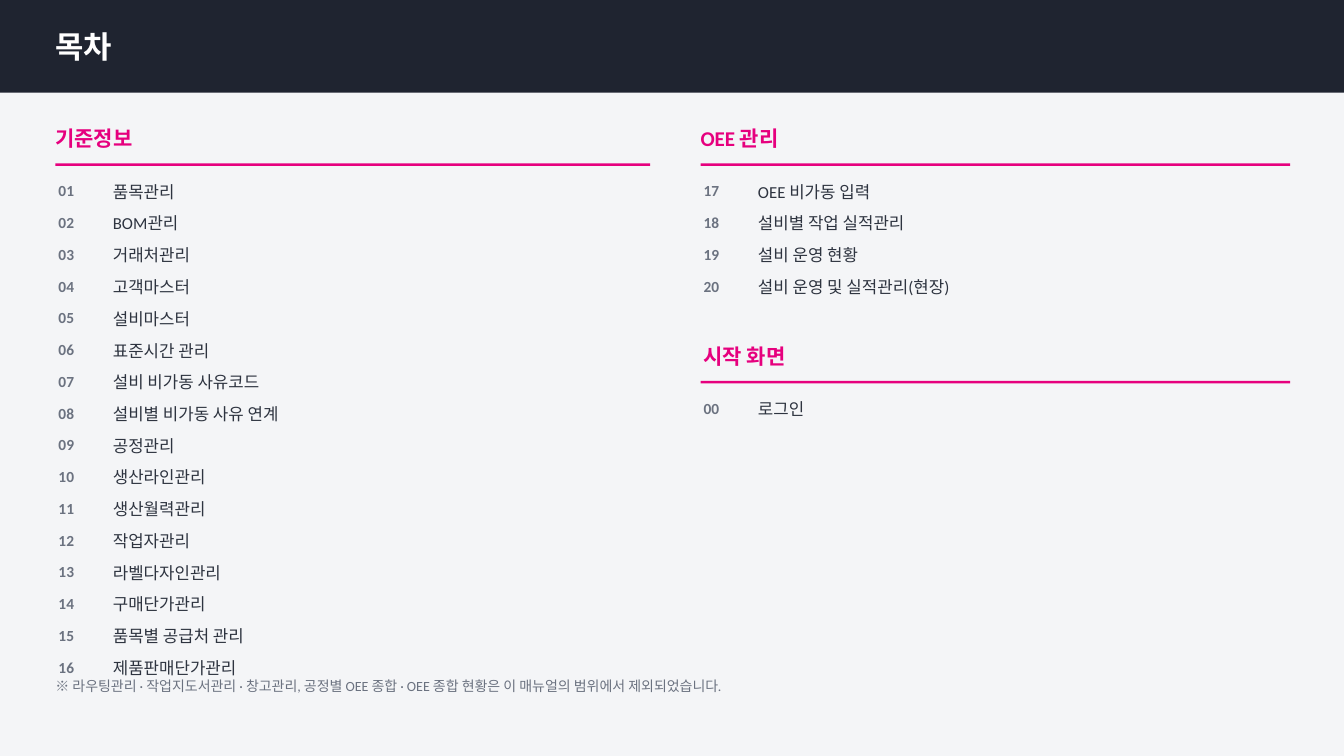
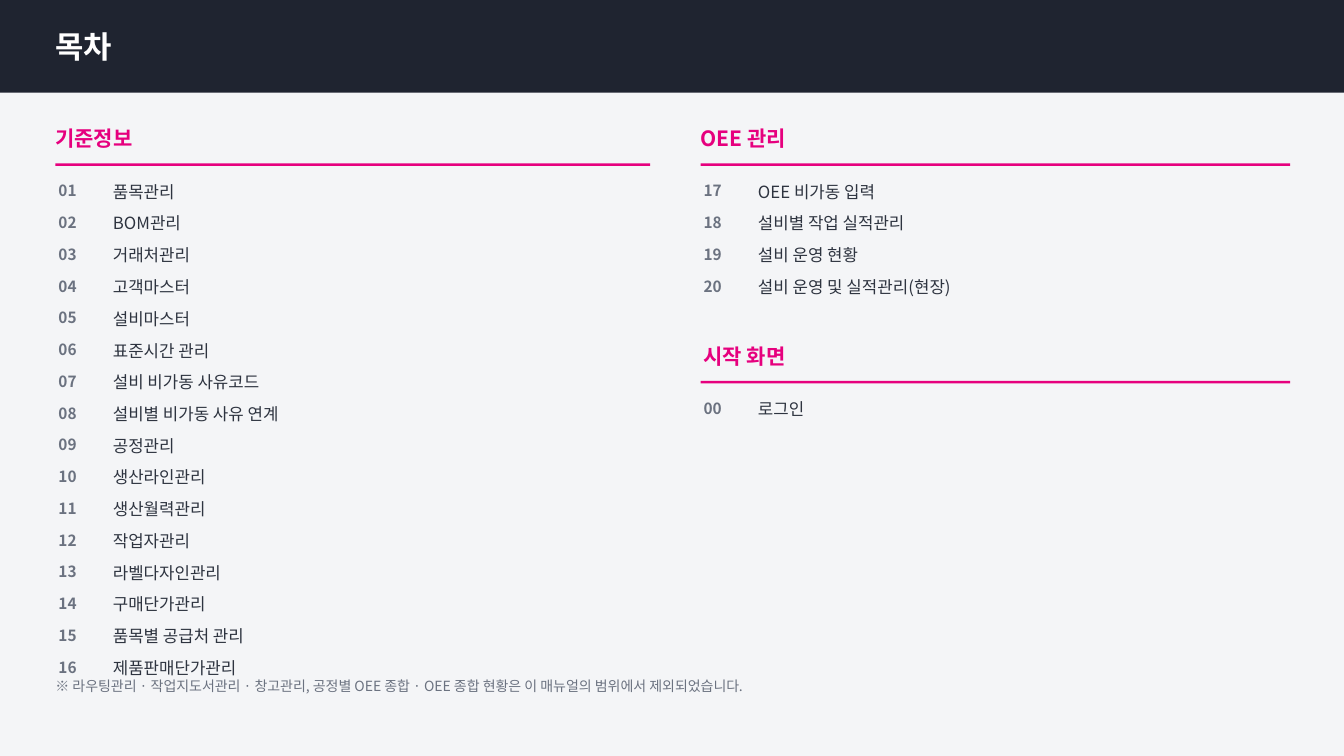
Before and after one commit to YouHyuksoo/SMT_EUNSUNG, a slide deck: slide 2 of docs/presentations/2026-09-11-eunsung-oee-manual.pptx. Drawn at 1344x756 pixels with LibreOffice and Linux fonts; fonts in the diff are those of the drawing. Boxes give left, top, right and bottom in pixels: in the first picture for what was removed or moved away, otherwise in the second. Text is boxed around its words. In the diff, an @@ line names an element or a change of style, - is before the commit and + after.

```diff
--- a/docs/presentations/2026-09-11-eunsung-oee-manual.pptx
+++ b/docs/presentations/2026-09-11-eunsung-oee-manual.pptx
@@ font Calibri to Noto Sans CJK KR in 27 elements at (701, 128, 786, 148), (58, 184, 76, 196), (58, 216, 76, 228), (113, 215, 181, 231), (58, 248, 76, 260), (58, 280, 76, 292), (58, 311, 76, 323), (58, 343, 76, 355), (58, 375, 76, 387), (58, 407, 76, 419), (58, 438, 76, 450), (58, 470, 76, 482), (58, 502, 76, 514), (58, 534, 76, 546), (58, 565, 76, 577), (58, 597, 76, 609), (58, 629, 76, 641), (58, 661, 76, 673), (113, 660, 236, 676), (704, 184, 722, 196), (758, 184, 875, 200), (704, 216, 722, 228), (704, 248, 722, 260), (704, 280, 722, 292), (758, 279, 950, 296), (704, 402, 722, 414), (72, 679, 743, 693) @@
```
Also in this commit, not shown: 22 other slides changed.
